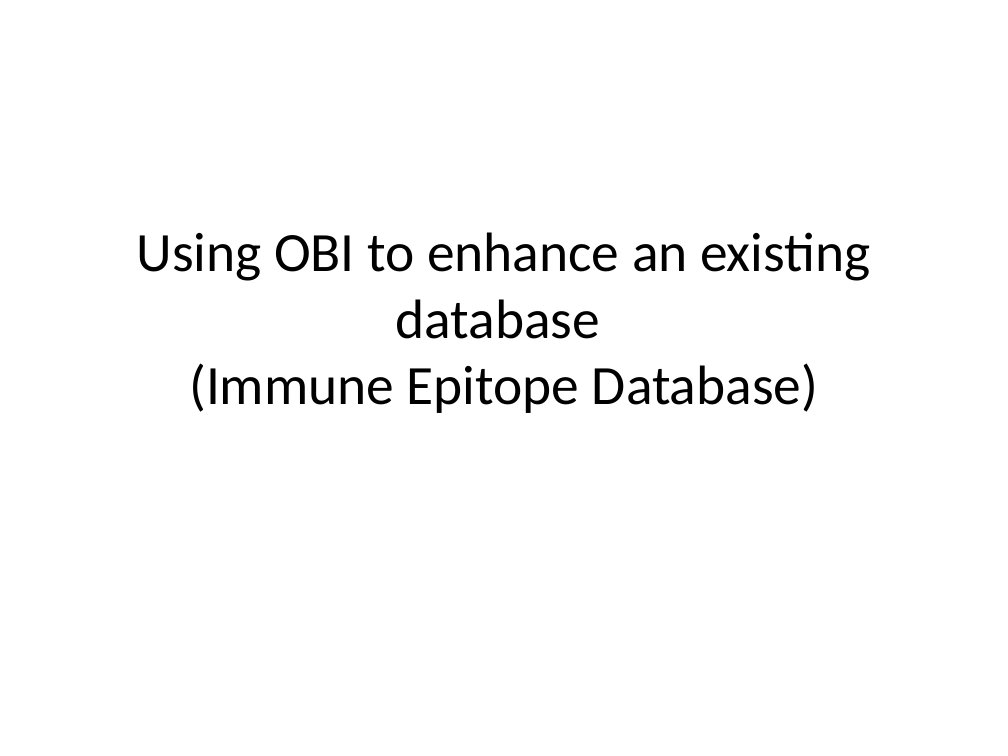
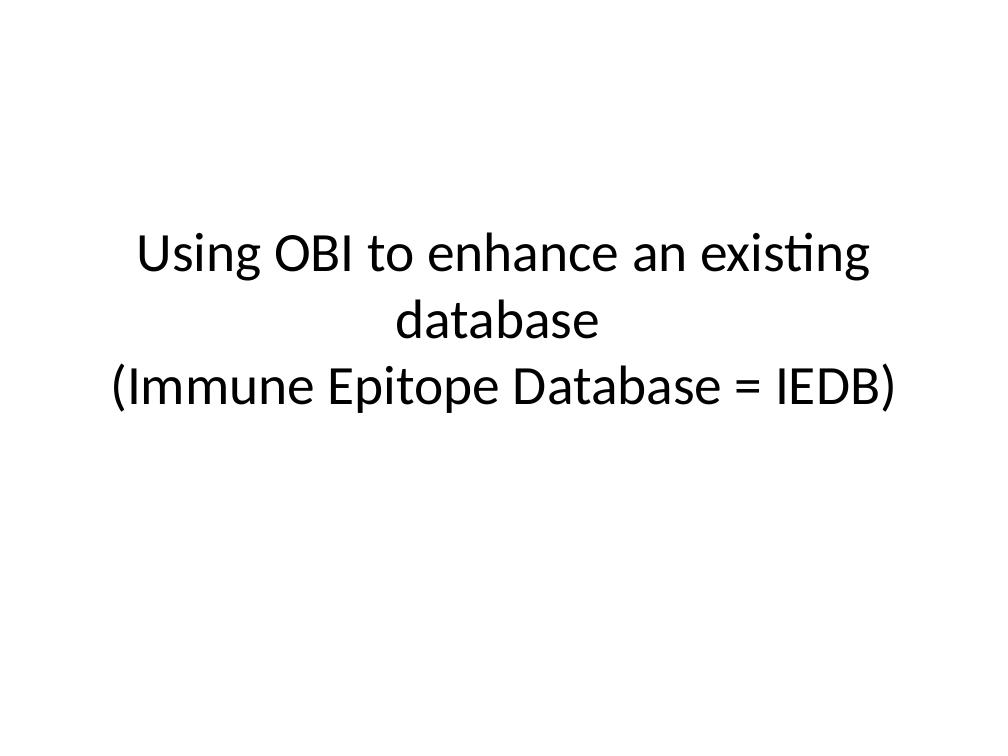
Before and after one commit to obi-ontology/obi-legacy-svn, a slide deck: slide 15 of trunk/docs/presentations/OBI tutorial July 2011 ICBO/OBI overview and IEDB.pptx (slide 13 before the commit). Drawn at 1008x756 pixels with LibreOffice and Linux fonts; fonts in the diff are those of the drawing. Boxes give left, top, right and bottom in pixels: in the first picture for what was removed or moved away, otherwise in the second. Text is boxed around its words. In the diff, an @@ line names an element or a change of style, - is before the commit and + after.

```diff
--- a/trunk/docs/presentations/OBI tutorial July 2011 ICBO/OBI overview and IEDB.pptx
+++ b/trunk/docs/presentations/OBI tutorial July 2011 ICBO/OBI overview and IEDB.pptx
@@ title at bbox=[110, 232, 897, 413]: text changed @@
-Using OBI to enhance an existing database
-(Immune Epitope Database)
+Using OBI to enhance an existing database
+(Immune Epitope Database = IEDB)
```
Also in this commit, not shown: 2 other slides changed, 6 slides added, 5 slides removed.
